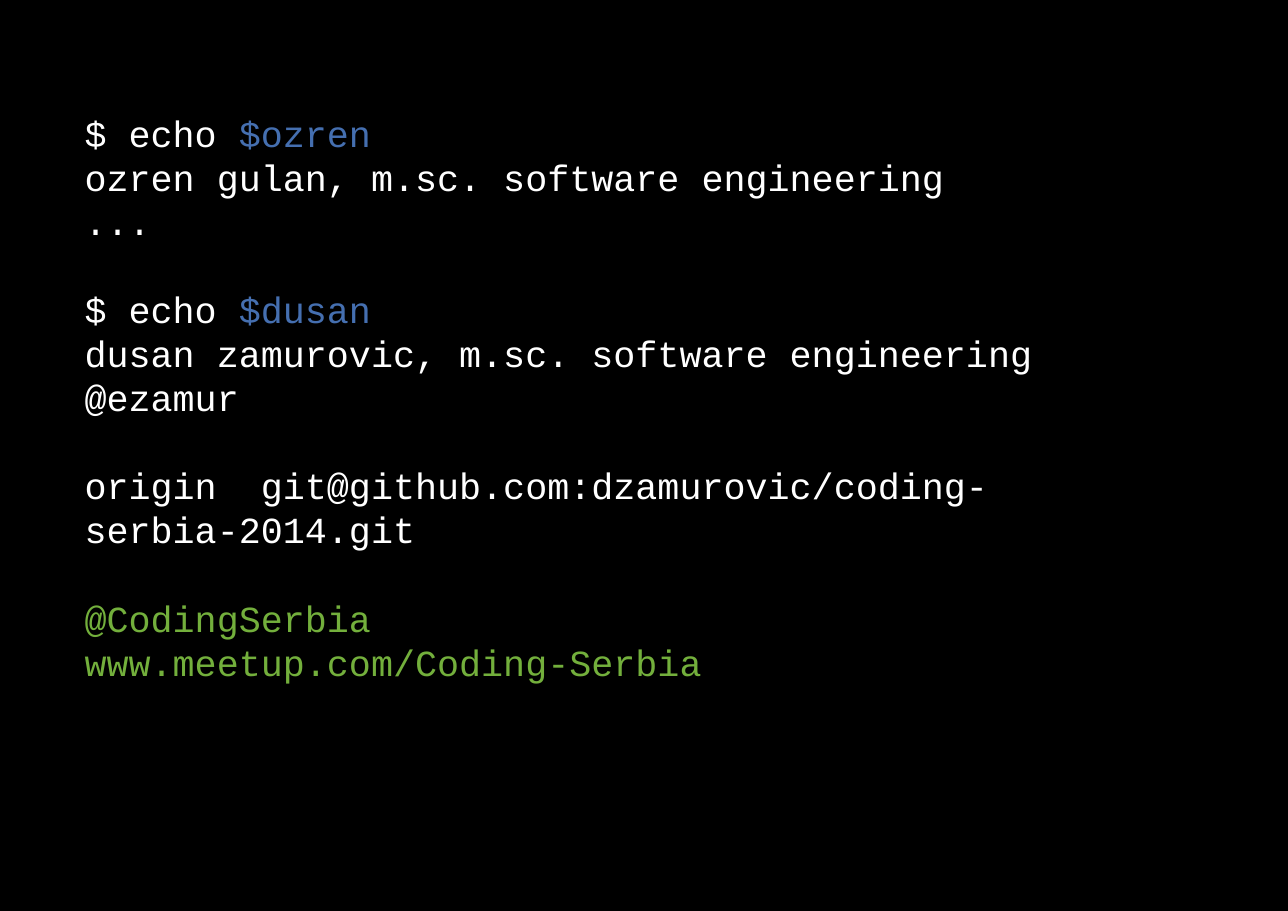
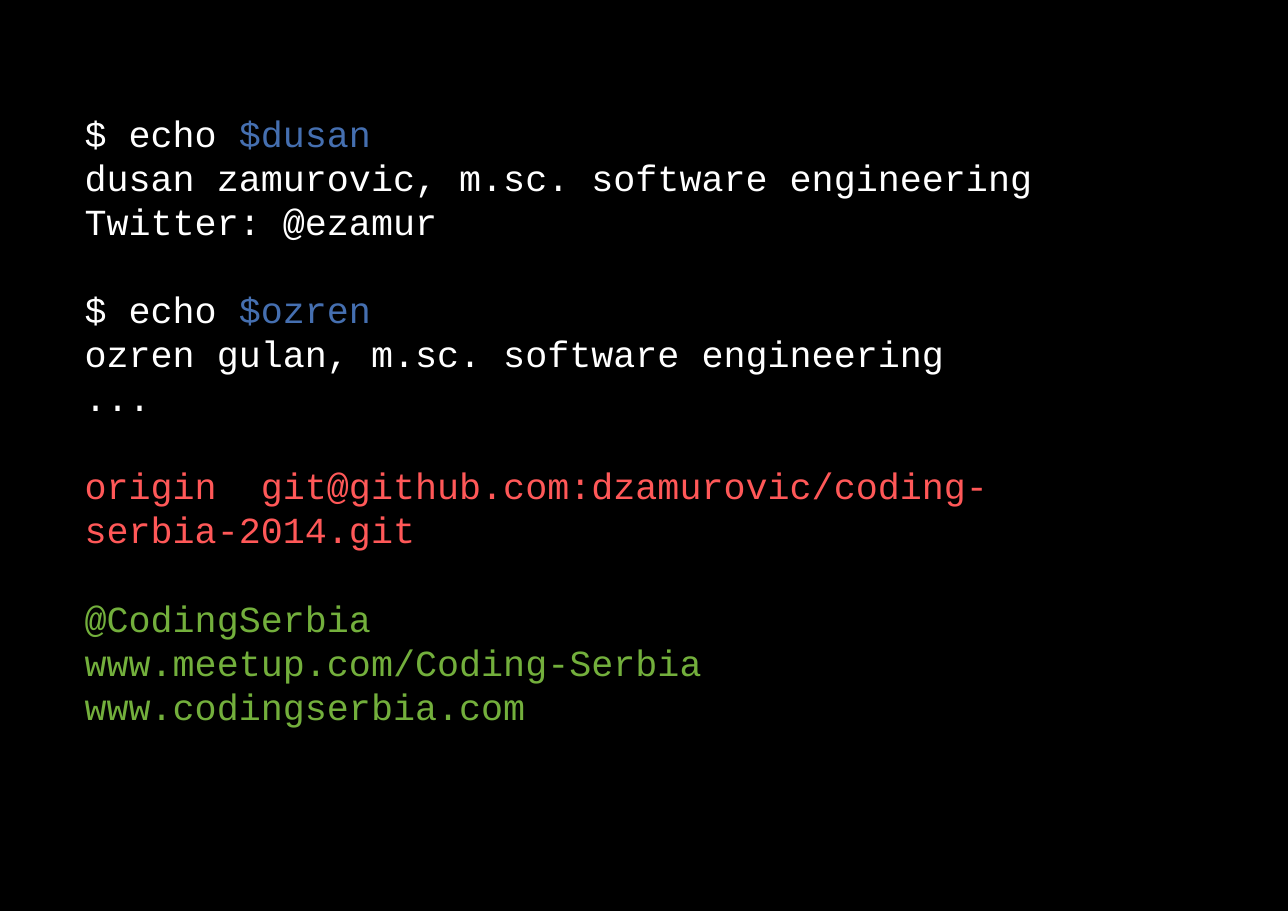
Before and after one commit to dzamurovic/coding-serbia-2014, a slide deck: slide 14 of coding-serbia.pptx (slide 3 before the commit). Drawn at 1288x911 pixels with LibreOffice and Linux fonts; fonts in the diff are those of the drawing. Boxes give left, top, right and bottom in pixels: in the first picture for what was removed or moved away, otherwise in the second. Text is boxed around its words. In the diff, an @@ line names an element or a change of style, - is before the commit and + after.

```diff
--- a/coding-serbia.pptx
+++ b/coding-serbia.pptx
@@ text in rectangle at box(63, 100, 1234, 701): paragraph added @@
+www.codingserbia.com
@@ rectangle "$ echo $dusan": place and size @@
-rectangle "$ echo $dusan" at box(63, 100, 1234, 657)
+rectangle "$ echo $dusan" at box(63, 100, 1234, 701)
@@ text in rectangle at box(85, 121, 1032, 240): paragraphs added @@
+$ echo $dusan
+dusan zamurovic, m.sc. software engineering
+Twitter: @ezamur
@@ text in rectangle at box(85, 297, 1032, 416): paragraphs removed @@
-$ echo $dusan
-dusan zamurovic, m.sc. software engineering
-@ezamur
@@ text in rectangle at box(85, 473, 988, 551): text colour #FFFFFF to #FF5858 in "origin git@github.com:dzamurovic/coding-serbia-2014.git" @@
```
Also in this commit, not shown: 2 other slides changed, 11 slides added, 4 slides removed, 3 other files.
